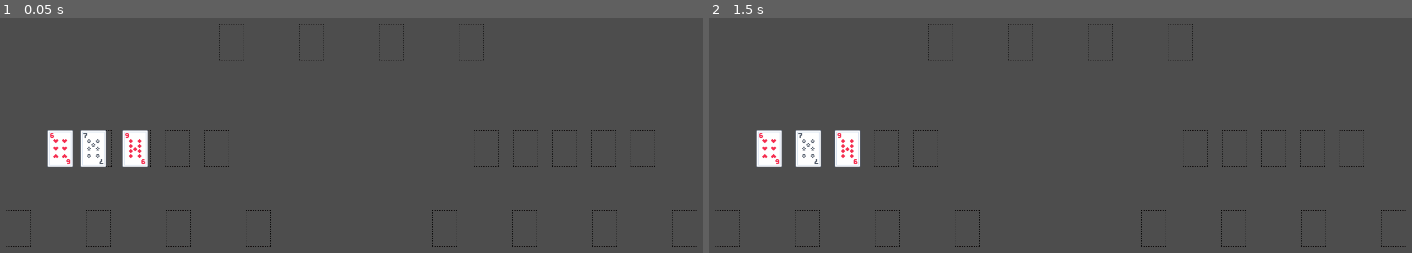
Above: before the commit, frames 1-2 (left to right).
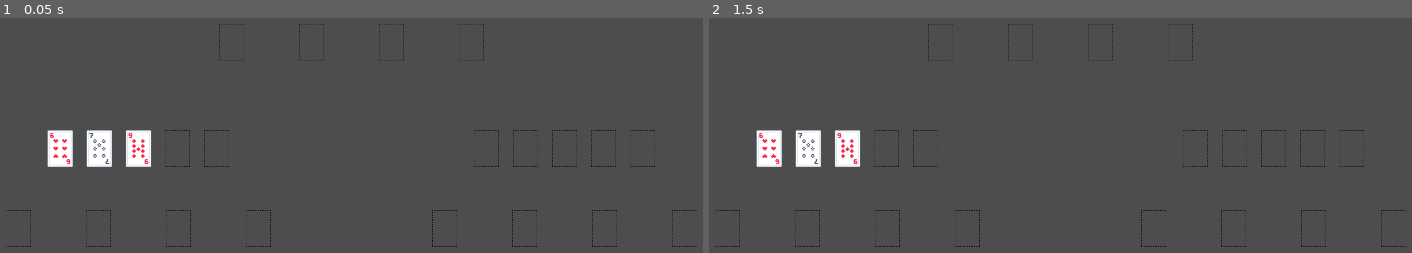
Above: after the commit, the same moments.

Repository: tessapower/spite-and-malice
Game: Godot game, scene res://scenes/game/game.tscn
The game is run twice, just before and just after one commit, with the same random seed, the same clock (stepped at 60 frames per second) and the same inputs.
Inputs (mouse positions are in pixels of both pictures, inside the frame that each line leads up to):
- Up to frame 1 (0.05 s): no input
- Up to frame 2 (1.5 s): tap Enter at 0.5 s; move the mouse to (1194, 149) at 0.52 s; press the mouse at (1194, 149) at 0.53 s; tap Space at 1.25 s; move the mouse to (1236, 149) at 1.27 s; release the mouse at (1236, 149) at 1.28 s; click (1236, 149) at 1.35 s

The runs differ from the first frame. In frame 1, 0.8% of the frame differs, in the area x 11-22%, y 47-64%; in frame 2, nothing differs.

Commit message:
Support showing cards stacking on one another

Diff:
--- a/spite-and-malice/scenes/game/game.tscn
+++ b/spite-and-malice/scenes/game/game.tscn
@@ -18,22 +18,26 @@
 position = Vector2(672, 176)
 rank_order = true
 selectable = false
+CARD_VERTICAL_OFFSET = Vector2(0, -2)
 type = 1
 
 [node name="Pile1" parent="PlayPiles" instance=ExtResource("3_0sr1o")]
 position = Vector2(864, 176)
 rank_order = true
 selectable = false
+CARD_VERTICAL_OFFSET = Vector2(0, -2)
 type = 1
 
 [node name="Pile2" parent="PlayPiles" instance=ExtResource("3_0sr1o")]
 position = Vector2(1056, 176)
 rank_order = true
 selectable = false
+CARD_VERTICAL_OFFSET = Vector2(0, -2)
 type = 1
 
 [node name="Pile3" parent="PlayPiles" instance=ExtResource("3_0sr1o")]
 position = Vector2(1248, 176)
 rank_order = true
 selectable = false
+CARD_VERTICAL_OFFSET = Vector2(0, -2)
 type = 1
--- a/spite-and-malice/scripts/components/card.gd
+++ b/spite-and-malice/scripts/components/card.gd
@@ -14,6 +14,7 @@
 var suit: Suit = Suit.SPADES
 var selectable: bool = false
 var parent = null
+var original_pos: Vector2 = Vector2(0.0, 0.0)
 
 # Card constants
 const NORMAL_SCALE: Vector2 = Vector2(1.0, 1.0)
@@ -31,13 +32,6 @@
 func init(card_rank: Rank, card_suit: Suit):
     suit = card_suit
     rank = card_rank
-
-
-func set_parent(new_parent) -> void:
-    parent = new_parent
-    if new_parent != null:
-        position = parent.position
-        move_to_parent_position()
 
 
 func _process(_delta) -> void:
@@ -95,8 +89,7 @@
     return str("rank: ", rank, ", suit: ", suit)
 
 
-# TODO: rename to return_to_pile() after refactoring
-func move_to_parent_position() -> void:
+func return_to_pile() -> void:
     if parent:
         var tween = get_tree().create_tween()
-        tween.tween_property(self, "position", parent.position, 0.1)
+        tween.tween_property(self, "position", original_pos, 0.1)
--- a/spite-and-malice/scripts/components/card_slot.gd
+++ b/spite-and-malice/scripts/components/card_slot.gd
@@ -17,7 +17,9 @@
 
     card = c
     card.selectable = true
-    card.set_parent(self)
+    card.parent = self
+    card.original_pos = position
+    card.position = position
 
 
 # Removes the card from this card slot and unassigns itself as the card's parent
@@ -26,7 +28,7 @@
     if card == null: return
 
     card.selectable = false
-    card.set_parent(null)
+    card.parent = null
     card = null
 
 
--- a/spite-and-malice/scripts/components/pile.gd
+++ b/spite-and-malice/scripts/components/pile.gd
@@ -9,6 +9,9 @@
 @export var accepts_cards: bool = true
 # Whether this pile is selectable by the player.
 @export var selectable: bool = true
+# Whether cards underneath the top card are visible
+@export var show_cards_in_pile: bool = false
+@export var CARD_VERTICAL_OFFSET: Vector2 = Vector2(0.0, 18.0)
 
 enum Type { DRAW_PILE, PLAY_PILE, GOAL_PILE, DISCARD_PILE }
 @export var type: Type = Type.DRAW_PILE
@@ -33,10 +36,17 @@
 func add(c: Card) -> void:
     if is_empty() || !rank_order || (rank_order && c.rank > cards.peek().rank):
         c.selectable = selectable
-        c.set_parent(self)
+        c.parent = self
+
         # Set newly pushed card's z ordering so that it appears on the top
         # of the stack
-        if !is_empty(): c.z_index = cards.peek().z_index + 1
+        if !is_empty():
+            c.z_index = cards.peek().z_index + 1
+
+        # Set position based on position in pile
+        var pos: Vector2 = (cards.size() * CARD_VERTICAL_OFFSET)
+        c.original_pos = self.position + pos
+        c.position = self.position + pos
         cards.push(c)
 
 
@@ -55,6 +65,7 @@
 
     var card = cards.pop()
     card.z_index = Card.NORMAL_Z_IDX
+
 
     return card
 
--- a/spite-and-malice/scripts/game.gd
+++ b/spite-and-malice/scripts/game.gd
@@ -61,7 +61,7 @@
                 GameState.deselect_card()
                 GameState.dest_pile = null
             else: # Return the card to the pile it came from
-                GameState.selected_card.move_to_parent_position()
+                GameState.selected_card.return_to_pile()
                 GameState.deselect_card()
 
 
@@ -71,8 +71,10 @@
 
     if destination is CardSlot:
         destination.set_card(card)
+        card.return_to_pile()
     elif destination is Pile:
         destination.add(card)
+        card.return_to_pile()
 
     # Stop highlighting the card
     card.highlight_off()
